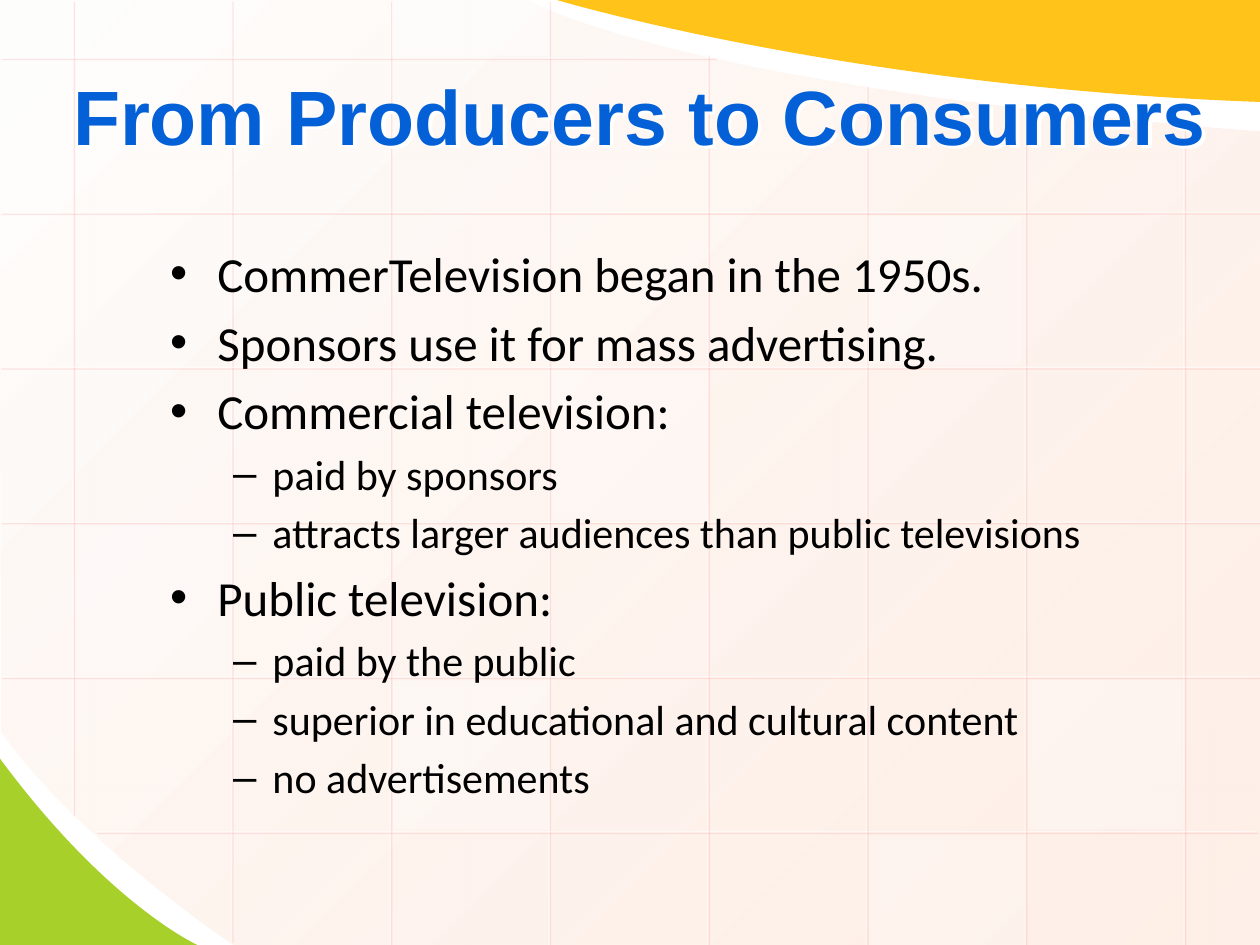
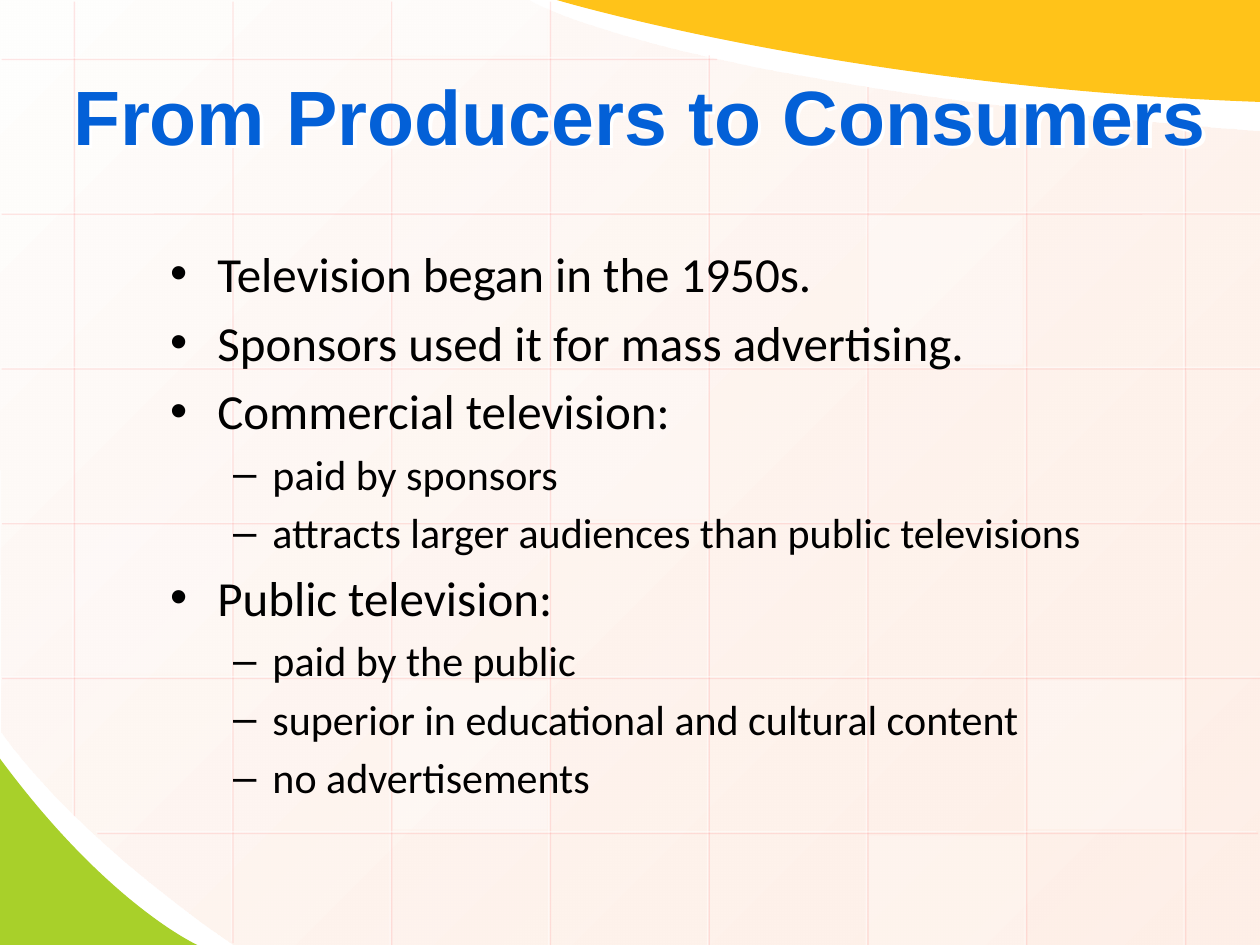
Before and after one commit to xindubawukong/-_week5_presentation, a slide deck: slide 6 of main.pptx. Drawn at 1260x945 pixels with LibreOffice and Linux fonts; fonts in the diff are those of the drawing; background and template pictures are left out. Boxes give left, top, right and bottom in pixels: in the first picture for what was removed or moved away, otherwise in the second. Text is boxed around its words. In the diff, an @@ line names an element or a change of style, - is before the commit and + after.

Commit message:
last commit

```diff
--- a/main.pptx
+++ b/main.pptx
@@ text at (217,258,964,370): text changed @@
-• CommerTelevision began in the 1950s.
-• Sponsors use it for mass advertising.
+• Television began in the 1950s.
+• Sponsors used it for mass advertising.
```
